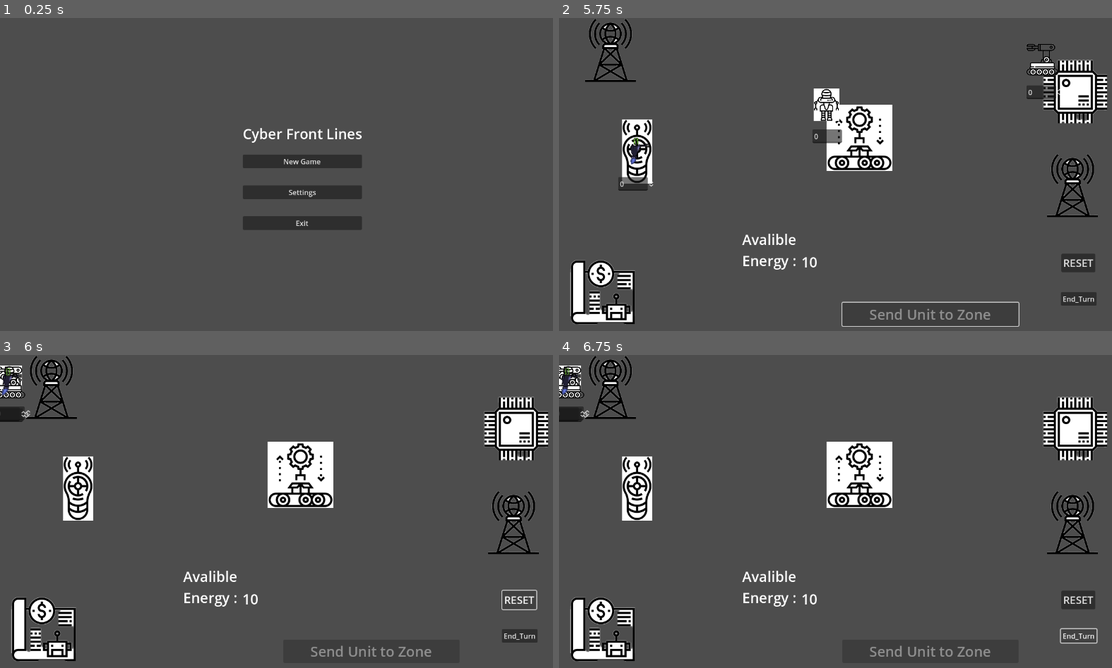
Above: before the commit, frames 1-4 (two rows, left to right).
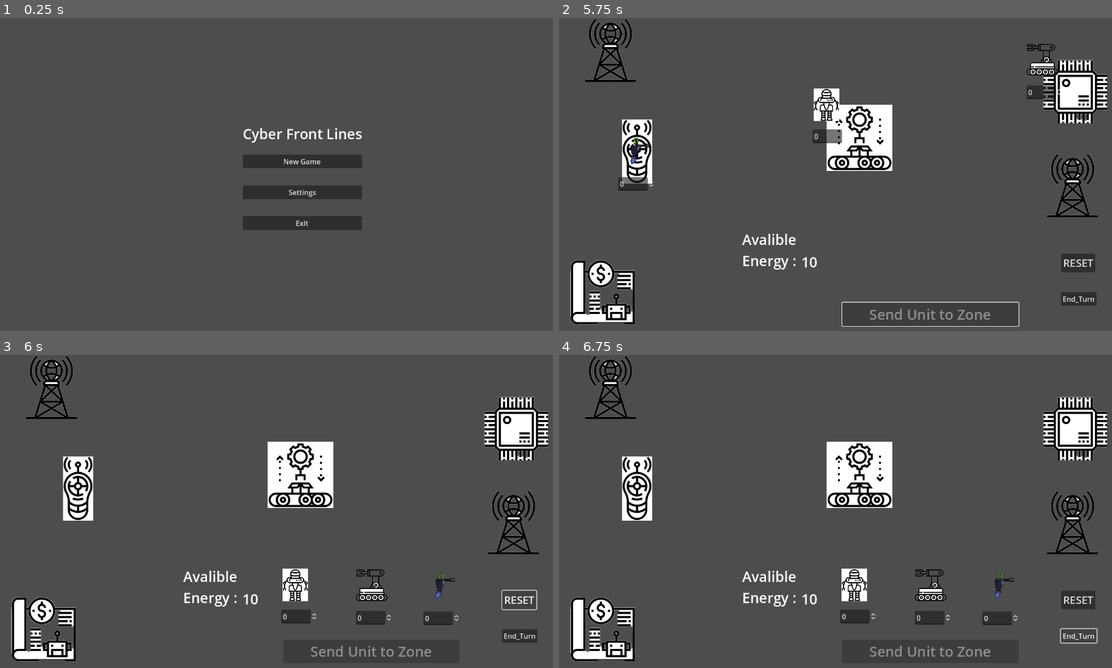
Above: after the commit, the same moments.

Repository: azzilian/CyberFrontLines
Game: Godot game, scene res://Scenes/MainMenu.tscn
The game is run twice, just before and just after one commit, with the same random seed, the same clock (stepped at 60 frames per second) and the same inputs. The engine's default icon, where the game draws it, is replaced by a stand-in: a white triangle on a blue panel in a dark square.
Inputs (mouse positions are in pixels of both pictures, inside the frame that each line leads up to):
- Up to frame 1 (0.25 s): no input
- Up to frame 2 (5.75 s): click "New Game" at 0.5 s; click (636, 152) at 1.25 s; click "Send Unit to Zone" at 2 s; click (1073, 89) at 2.77 s; click "Send Unit to Zone" at 3.5 s; click (857, 136) at 4.25 s; click "Send Unit to Zone" at 5 s
- Up to frame 3 (6 s): click "RESET" at 5.75 s
- Up to frame 4 (6.75 s): click "End_Turn" at 6.5 s

Frames 1-2 are identical in both runs. In frame 3, 2.1% of the frame differs, in the area x 0-83%, y 3-87%; in frame 4, 2.1%.

Commit message:
Reset fixed
reset fixed - units come back to their positions

Diff:
--- a/Scenes/HUD/fields/battle_zone.gd
+++ b/Scenes/HUD/fields/battle_zone.gd
@@ -5,6 +5,7 @@
 var units = []
 var selected_zone = null
 var current_unit = 0
+var unit_old_positions = []
 
 #Buttons
 var dispatch_button: Button
@@ -22,6 +23,10 @@
 	units.append($Recon)
 	units.append($Defender)
 	units.append($Assault)
+
+	unit_old_positions.resize(units.size())
+	for i in range(units.size()):
+		unit_old_positions[i] = Vector2()
 
 #	Find all buttons
 	dispatch_button = $DispatchButton
@@ -53,6 +58,7 @@
 #	Send unit
 	if selected_zone != null and current_unit < units.size():
 		var unit = units[current_unit]
+		unit_old_positions[current_unit] = unit.position
 		unit.position = selected_zone.position
 #	DisableZone for other units
 	#selected_zone.disabled = true - crash because of Node2D
@@ -73,11 +79,12 @@
 
 func _on_reset_button_pressed():
 #	Return Units
-	for unit in units:
-		unit.position = Vector2(0,0)
+	for i in range(units.size()):
+		units[i].position = unit_old_positions[i]
 #	Activate zones
 	for zone in zones:
 		zone.set("is_active", true)
+		zone.get_node("TextureButton").set_disabled(false)
 #	Reset conditions
 	selected_zone = null
 	current_unit = 0
